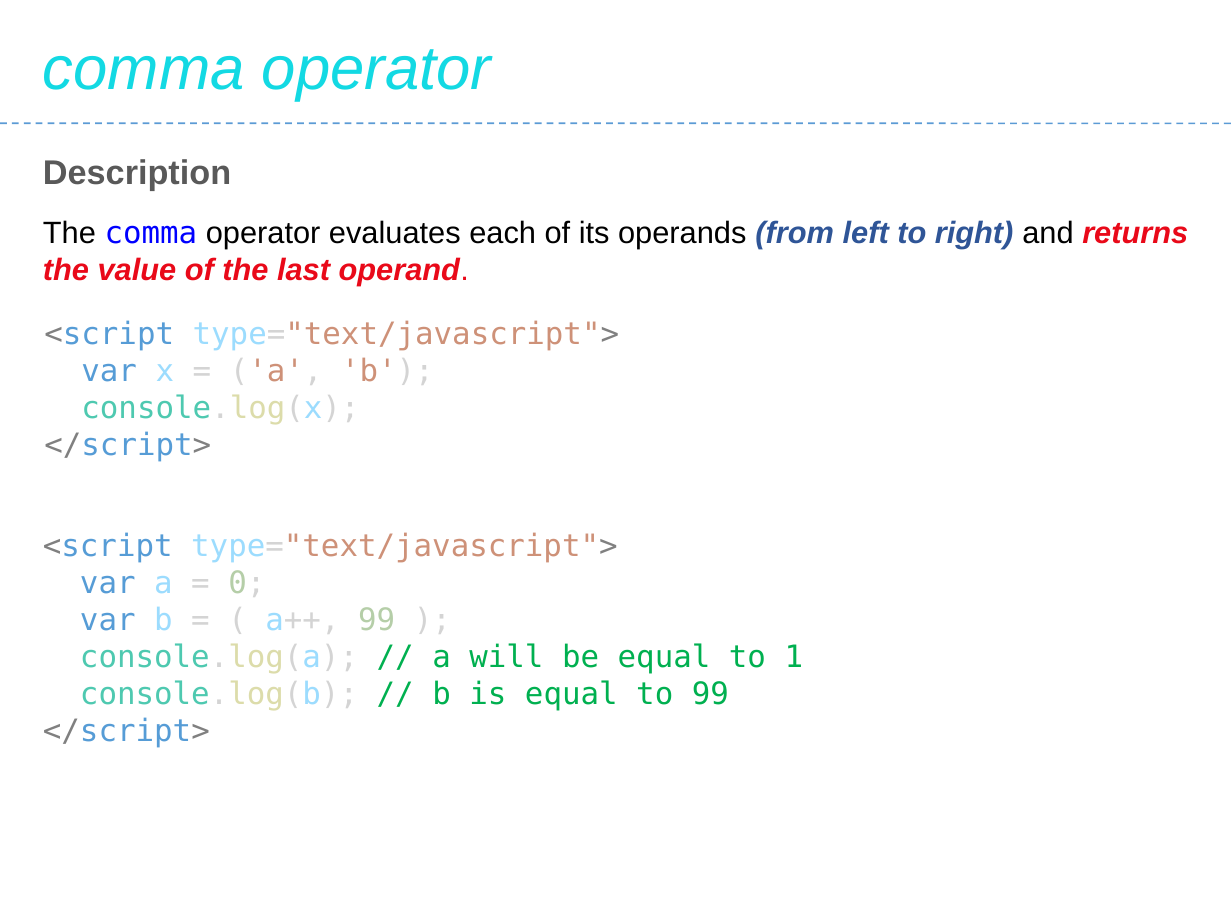
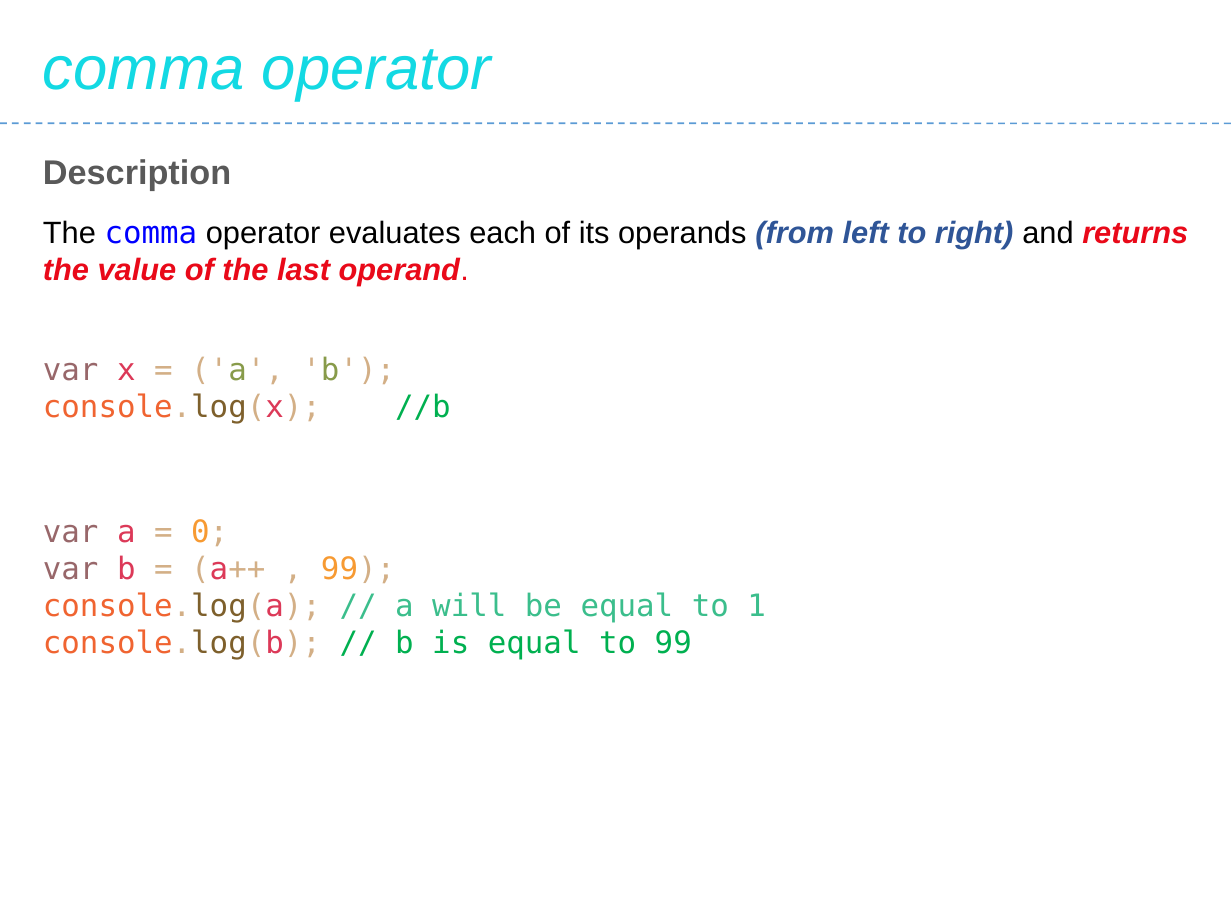
Before and after one commit to Saleel-Bagde/PPT-s, a slide deck: slide 36 of JavaScript.pptx (slide 35 before the commit). Drawn at 1232x924 pixels with LibreOffice and Linux fonts; fonts in the diff are those of the drawing. Boxes give left, top, right and bottom in pixels: in the first picture for what was removed or moved away, otherwise in the second. Text is boxed around its words. In the diff, an @@ line names an element or a change of style, - is before the commit and + after.

```diff
--- a/JavaScript.pptx
+++ b/JavaScript.pptx
@@ text at (44,320,619,351): paragraph removed @@
-<script type="text/javascript">
@@ text "var x = ('a', 'b');": place and size @@
-text "var x = ('a', 'b');" at (44,320,619,462)
+text "var x = ('a', 'b');" at (43,356,451,424)
@@ text at (43,356,395,384): text colour #569CD6 to #98676A in "var"; text colour #9CDCFE to #DC3958 in "x"; text colour #D4D4D4 to #D3AF86 in "= ('a', 'b');"; text colour #CE9178 to #D3AF86, text colour #CE9178 to #889B4A in "('a', 'b');" @@
@@ text at (43,393,451,424): text changed; text colour #4EC9B0 to #F06431 @@
-console.log(x);
-</script>
+console.log(x); //b
@@ text "var a = 0;": place and size @@
-text "var a = 0;" at (43,532,804,748)
+text "var a = 0;" at (43,519,766,660)
@@ text at (43,532,617,563): paragraph removed @@
-<script type="text/javascript">
@@ text at (43,519,766,660): text colour #569CD6 to #98676A in "var"; text colour #9CDCFE to #DC3958 in "a", "console.log(a);", "console.log(b);"; text colour #D4D4D4 to #D3AF86 in "= 0;", "console.log(a);", "console.log(b);"; text colour #B5CEA8 to #F79A32 in "0;"; text colour #4EC9B0 to #F06431, text colour #DCDCAA to #7E602C in "console.log(a);", "console.log(b);"; text colour #00B050 to #3BBE8C in "// a will be equal to 1" @@
@@ text at (43,555,395,583): text changed; text colour #D4D4D4 to #D3AF86 @@
-var b = ( a++, 99 );
+var b = (a++ , 99);
@@ text at (43,717,210,748): paragraph removed @@
-</script>
```
Also in this commit, not shown: 14 other slides changed, 1 slide added.
